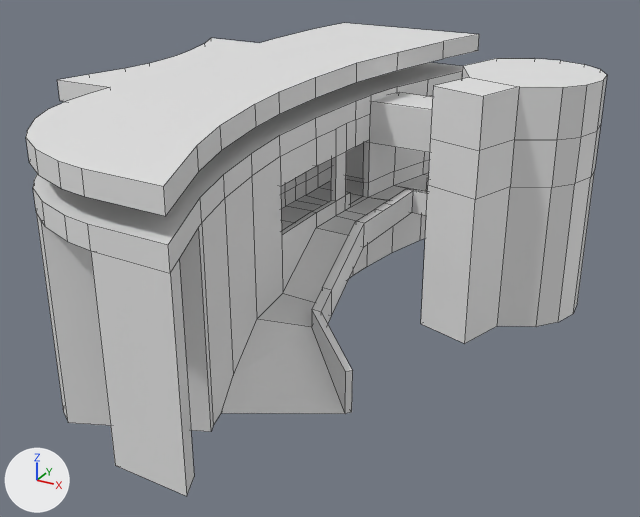
The Blender file Assets/Resources/depaminas (1).blend as it was, and as the next commit left it.
Both versions are drawn from a 50 mm lens placed at (1.54, -2.33, 0.76), pointed at (0.32, -0.12, -0.35). The lights are fixed; the arrows at lower left show +X, +Y and +Z. The older version comes first. Mesh edges are drawn as thin lines.
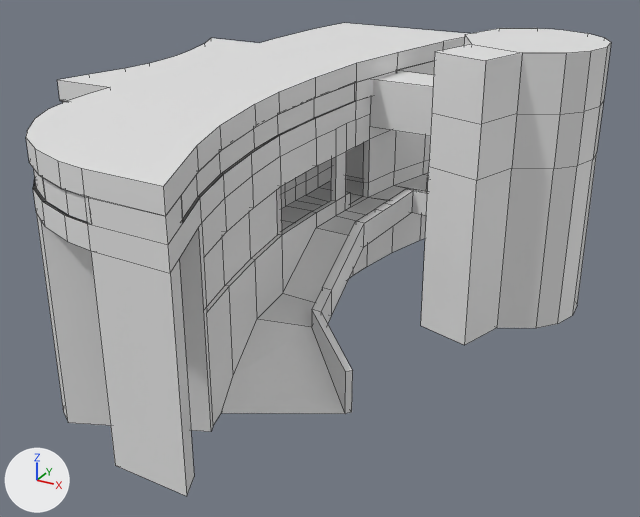
Boxes (x1, y1, x2, y2) around the edits, measured in the pictures (640 x 517 px):
'Plane.001', reshaped: before (33, 63, 463, 496); after (33, 97, 430, 496)
'Cube', moved, rescaled (11% taller): before (366, 58, 607, 343); after (370, 28, 611, 345)
'Plane.003', added: after (33, 61, 434, 245)
part 1 of me_plane_001, cut back: (199, 157, 283, 430) in both

The change, as a diff of the scene's bpy script:
```diff
--- a/Assets/Resources/depaminas (1).blend.py
+++ b/Assets/Resources/depaminas (1).blend.py
@@ me_plane_001 @@
 # used by ob_plane_001; location = (0.0, 0.0, 0.0); rotation_euler = (0.0, 0.0, -0.251), in degrees (0, 0, -14); scale = (1.05, 1.0, 1.0)
-me_plane_001.from_pydata(...)  # 253 vertices, 214 faces; spans x -0.49..0.72, y -0.92..1.07, z -0.57..0.06
+me_plane_001.from_pydata(...)  # 267 vertices, 228 faces; spans x -0.49..0.72, y -0.92..1.07, z -0.57..0.06
+# me_plane_001 part 1
+# 4 faces are deleted
+# 14 vertices are added at x 0.27..0.51, y -0.65..-0.15, z -0.25..-0.09
+# 18 new faces join them
@@ me_plane_003 @@
+me_plane_003.from_pydata(...)  # 168 vertices, 137 faces; spans x -0.49..0.68, y -0.92..1.03, z 0.0..0.06
@@ ob_cube @@
 ob_cube = bpy.data.objects.new('Cube', me_cube)
-ob_cube.location = (0.899, 0.738, -0.186)
+ob_cube.location = (0.899, 0.738, -0.141)
 ob_cube.rotation_euler = (0.0, 0.0, -0.313)  # degrees (0, 0, -18)
-ob_cube.scale = (0.206, 0.206, 0.382)
+ob_cube.scale = (0.206, 0.206, 0.433)
@@ ob_plane_003 @@
+ob_plane_003 = bpy.data.objects.new('Plane.003', me_plane_003)
+ob_plane_003.location = (0.0, 0.0, 0.063)
+ob_plane_003.rotation_euler = (0.0, 0.0, -0.251)  # degrees (0, 0, -14)
+ob_plane_003.scale = (1.05, 1.0, 1.0)
```
